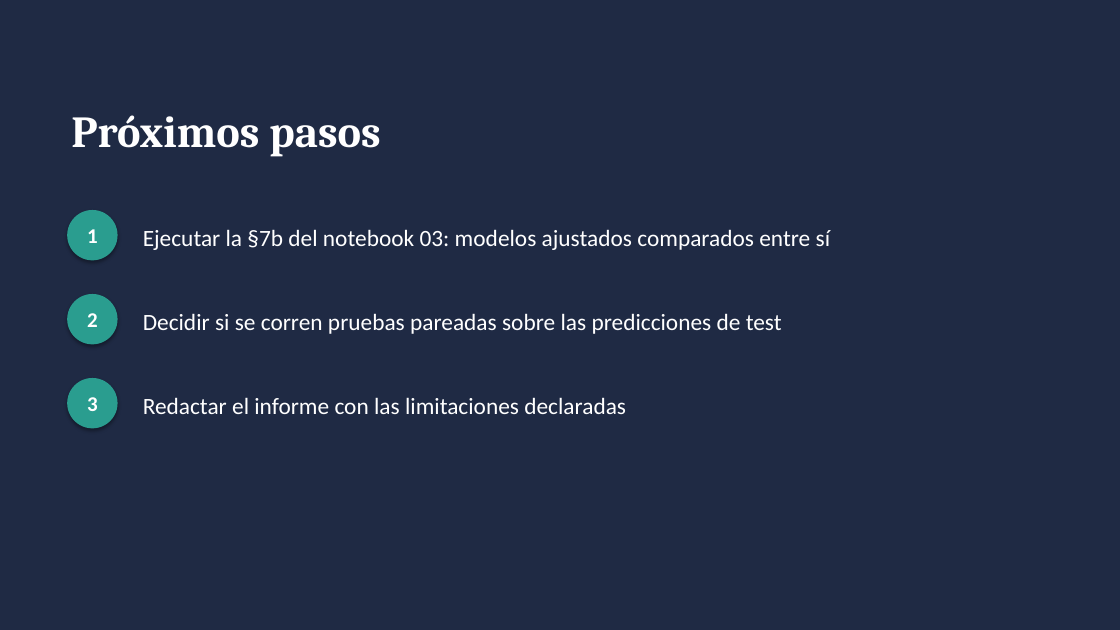
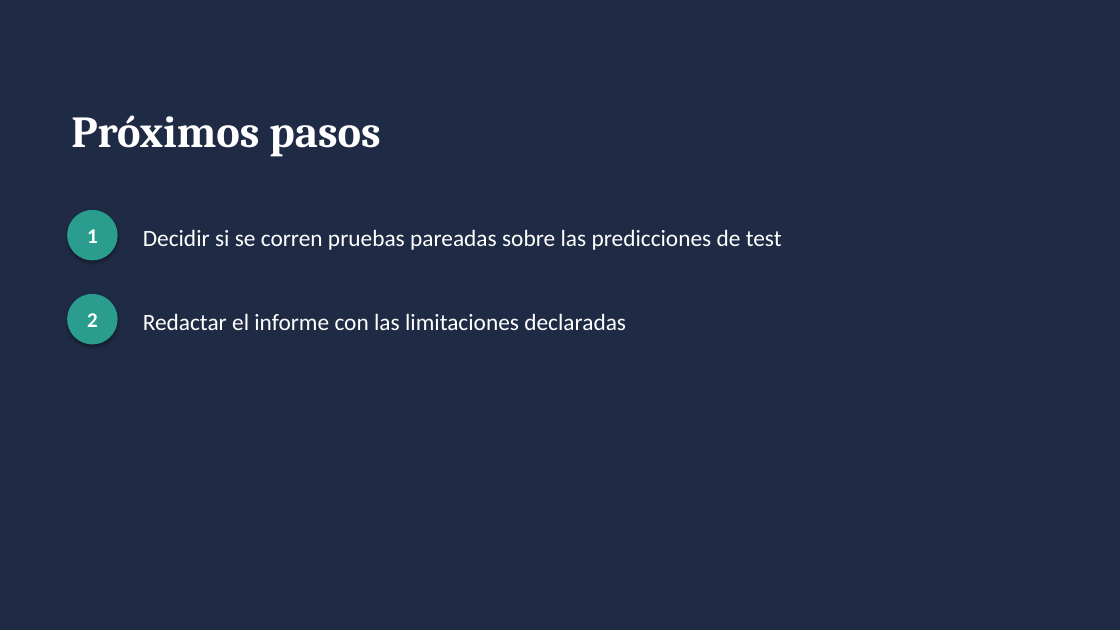
Before and after one commit to BrnoOr/Multimodal_LLM, a slide deck: slide 21 of docs/presentacion_avance.pptx. Drawn at 1120x630 pixels with LibreOffice and Linux fonts; fonts in the diff are those of the drawing. Boxes give left, top, right and bottom in pixels: in the first picture for what was removed or moved away, otherwise in the second. Text is boxed around its words. In the diff, an @@ line names an element or a change of style, - is before the commit and + after.

Commit message:
etapa2: comparacion pareada entre modelos ajustados (val) y presentacion

```diff
--- a/docs/presentacion_avance.pptx
+++ b/docs/presentacion_avance.pptx
@@ text "Decidir si se corren pruebas ...": place and size @@
-text "Decidir si se corren pruebas ..." at (143,313,782,334)
+text "Decidir si se corren pruebas ..." at (143,229,782,250)
@@ text removed at (143,229,830,250) @@
-Ejecutar la §7b del notebook 03: modelos ajustados comparados entre sí
@@ text "Redactar el informe con las ...": place and size @@
-text "Redactar el informe con las ..." at (143,397,626,414)
+text "Redactar el informe con las ..." at (143,313,626,330)
@@ ellipse removed at (67,378,118,429) @@
-3
```
Also in this commit, not shown: 2 other slides changed, 1 other file.
